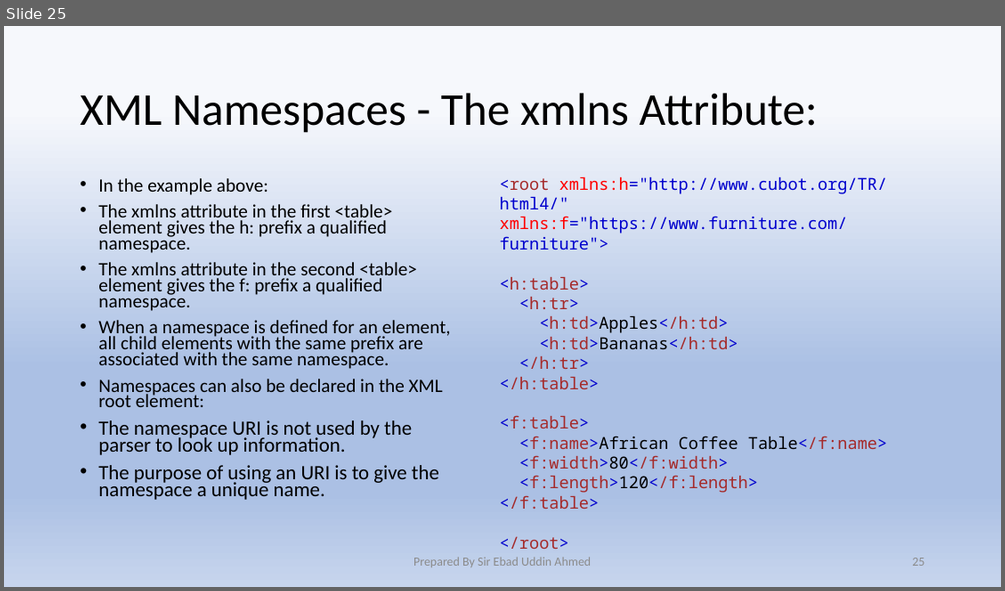
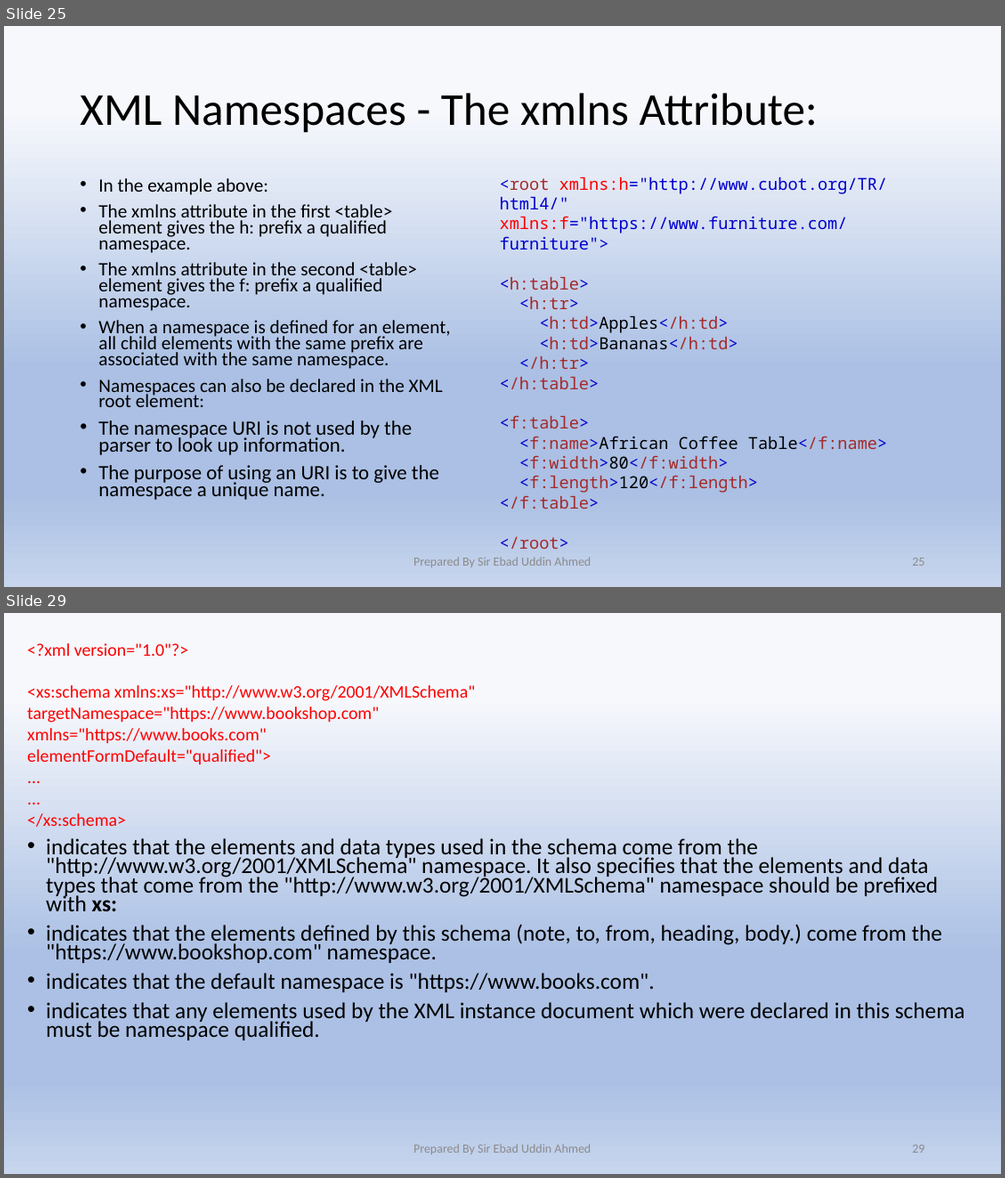
Before and after one commit to Ebad-uddin/Documentation, a slide deck: XML.pptx. Shown one above the other, each under a label of ours: slide 25 before the commit, slides 25 and 29 after it; the slides between them are not shown. The pictures are 1005x591 and 1005x1178 pixels, drawn with LibreOffice and Linux fonts; fonts in the diff are those of the drawing. Boxes give left, top, right and bottom in pixels: in the first picture for what was removed or moved away, otherwise in the second. Text is boxed around its words. In the diff, an @@ line names an element or a change of style, - is before the commit and + after.

```diff
--- a/XML.pptx
+++ b/XML.pptx
@@ slide 29 added at (x1=4, y1=613, x2=1001, y2=1174), background gradient #F6F8FC to #ABC0E4 to #C7D5ED @@
@@ text added at (x1=27, y1=643, x2=965, y2=1040), 21.7 pt, text #000000 @@
+<?xml version="1.0"?>
+<xs:schema xmlns:xs="http://www.w3.org/2001/XMLSchema"
+targetNamespace="https://www.bookshop.com"
+xmlns="https://www.books.com"
+elementFormDefault="qualified">
+...
+...
+</xs:schema>
+• indicates that the elements and data types used in the schema come from the "http://www.w3.org/2001/XMLSchema" namespace. It also specifies that the elements and data types that come from the "http://www.w3.org/2001/XMLSchema" namespace should be prefixed with xs:
+• indicates that the elements defined by this schema (note, to, from, heading, body.) come from the "https://www.bookshop.com" namespace.
+• indicates that the default namespace is "https://www.books.com".
+• indicates that any elements used by the XML instance document which were declared in this schema must be namespace qualified.
@@ text added at (x1=413, y1=1143, x2=591, y2=1154), 12 pt, text #8C8C8C @@
+Prepared By Sir Ebad Uddin Ahmed
@@ page number added at (x1=912, y1=1144, x2=924, y2=1152), 12 pt, text #8C8C8C @@
+29
```
Also in this commit, not shown: 2 slides changed, 4 other slides added.
